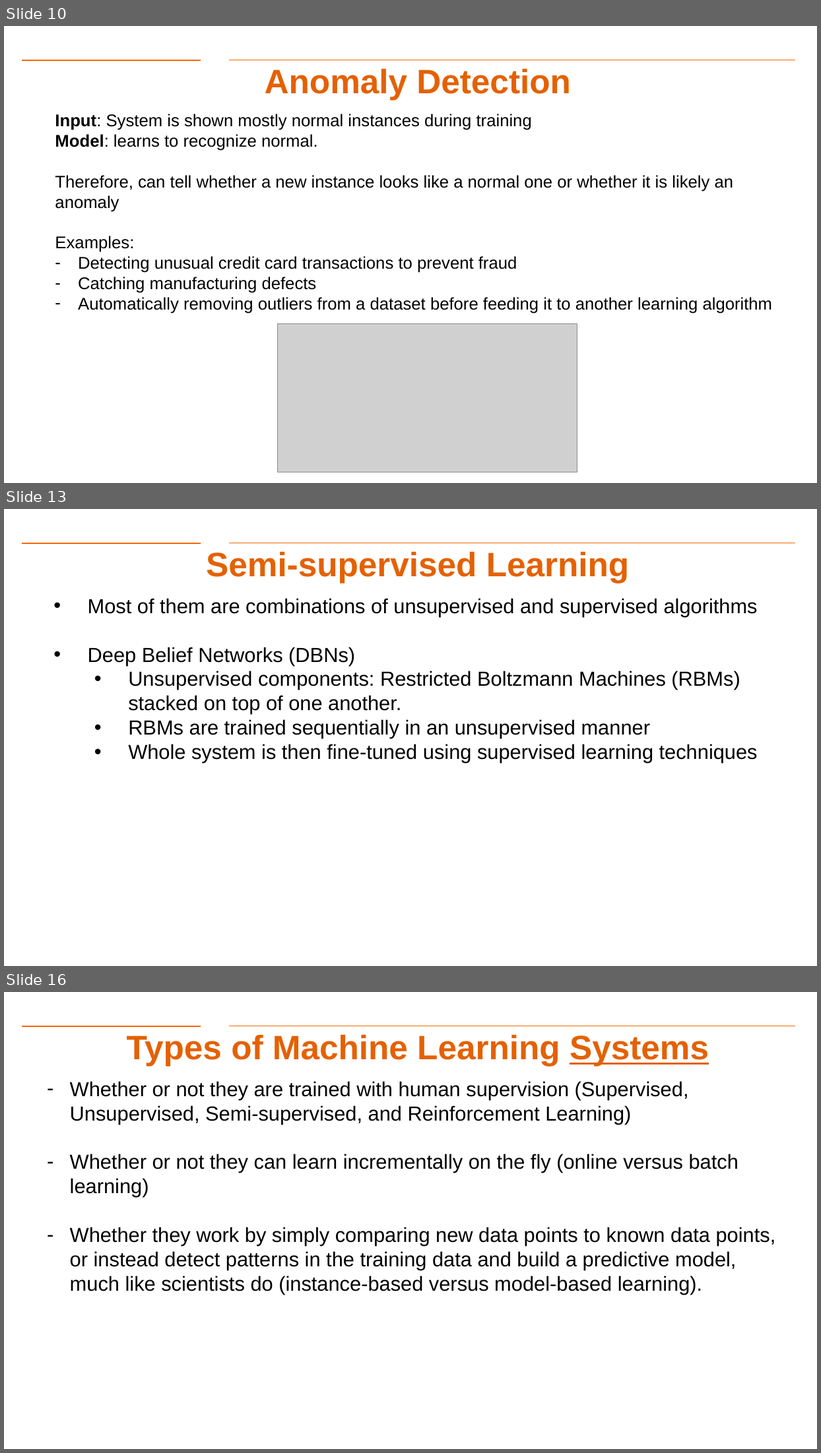
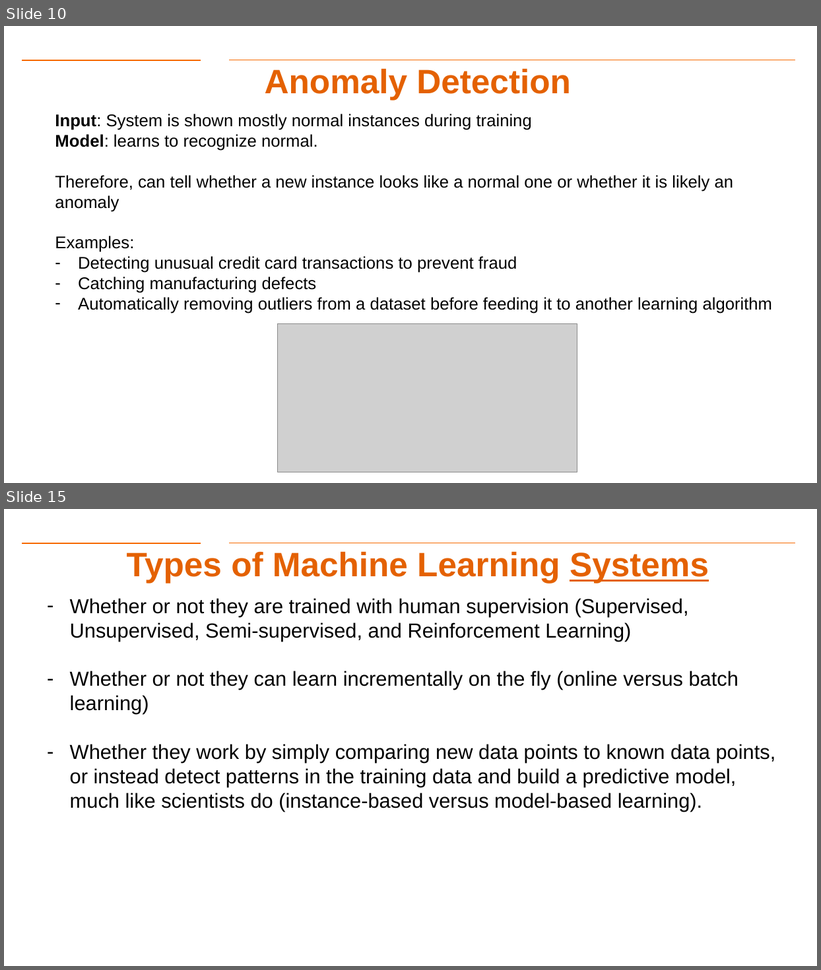
Before and after one commit to aiforsec/RIT-DSCI-633-FDS, a slide deck: Syllabus/Lecture02/Lec02.pptx. Shown one above the other, each under a label of ours: slides 10, 13 and 16 before the commit, slides 10 and 15 after it; the slides between them are not shown. The pictures are 821x1453 and 821x970 pixels, drawn with LibreOffice and Linux fonts; fonts in the diff are those of the drawing; grey boxes stand for pictures; background and template pictures are left out. Boxes give left, top, right and bottom in pixels: in the first picture for what was removed or moved away, otherwise in the second. Text is boxed around its words. In the diff, an @@ line names an element or a change of style, - is before the commit and + after.

```diff
--- a/Syllabus/Lecture02/Lec02.pptx
+++ b/Syllabus/Lecture02/Lec02.pptx
@@ slide 13 removed at (4,509,817,966), background #FFFFFF; not listed: 2 template elements that a slide beside it also shows @@
@@ title removed at (206,551,629,583) @@
-Semi-supervised Learning
@@ text removed at (88,598,758,763) @@
-• Most of them are combinations of unsupervised and supervised algorithms
-• Deep Belief Networks (DBNs)
-  • Unsupervised components: Restricted Boltzmann Machines (RBMs) stacked on top of one another.
-  • RBMs are trained sequentially in an unsupervised manner
-  • Whole system is then fine-tuned using supervised learning techniques
@@ what was slide 16 is now slide 15 @@
```
Also in this commit, not shown: 15 slides changed, 7 slides added, 3 other files.
